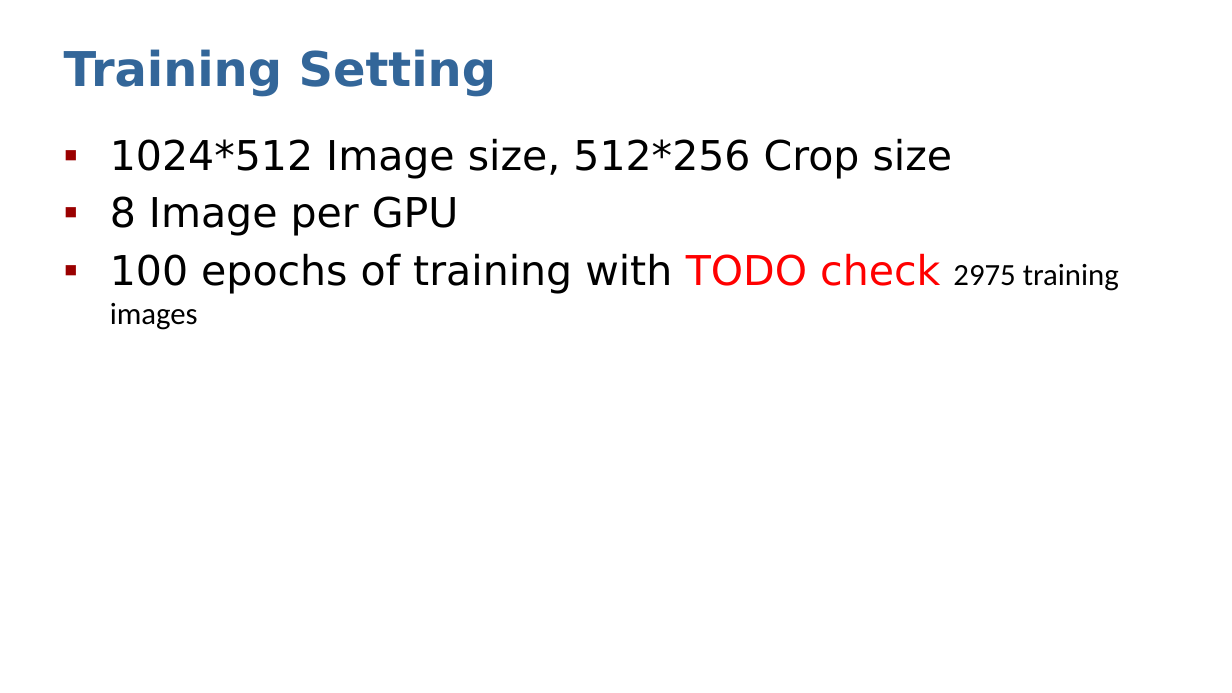
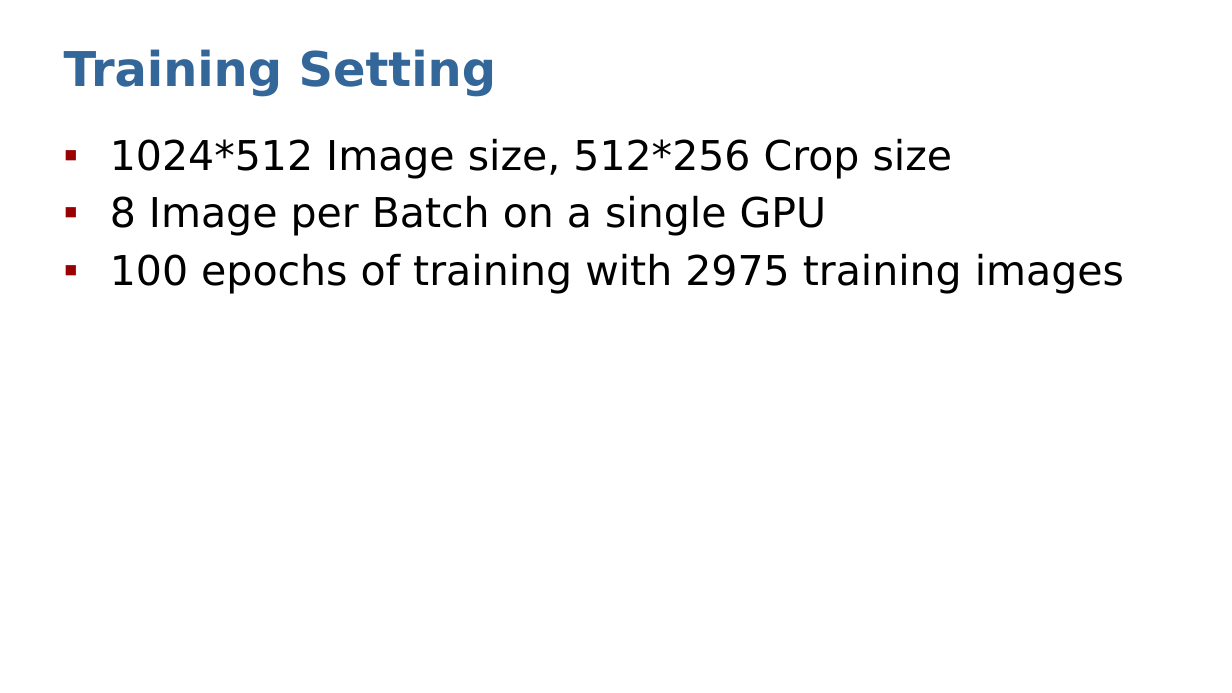
Before and after one commit to Dystron/Forked_EfficientPS, a slide deck: slide 7 of Crop-Aware Panoptic Segmentation.pptx. Drawn at 1232x693 pixels with LibreOffice and Linux fonts; fonts in the diff are those of the drawing. Boxes give left, top, right and bottom in pixels: in the first picture for what was removed or moved away, otherwise in the second. Text is boxed around its words. In the diff, an @@ line names an element or a change of style, - is before the commit and + after.

```diff
--- a/Crop-Aware Panoptic Segmentation.pptx
+++ b/Crop-Aware Panoptic Segmentation.pptx
@@ text at bbox=[110, 195, 1124, 294]: text changed @@
-▪ 8 Image per GPU
-▪ 100 epochs of training with TODO check 2975 training images
+▪ 8 Image per Batch on a single GPU
+▪ 100 epochs of training with 2975 training images
```
Also in this commit, not shown: 1 other slide changed, 2 slides added, 1 slide removed, 2 other files.
